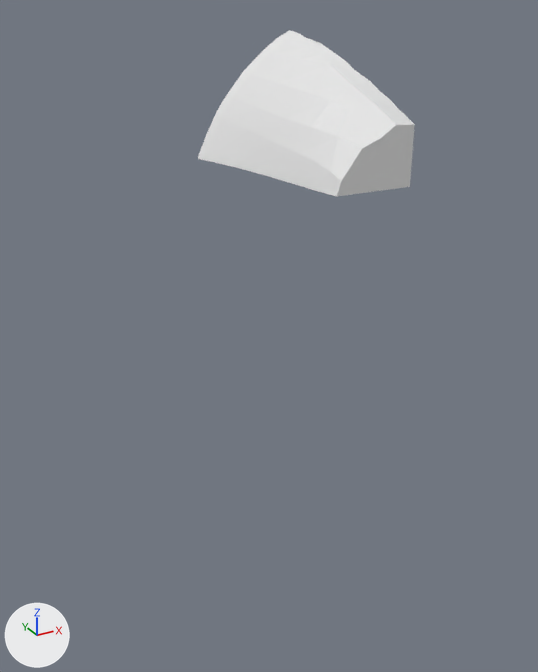
Before and after pictures for a commit that changed the glTF model assets/terrain/surface_pieces/surf_18_6.glb.
Camera for both pictures: a 50 mm camera at (-24.95, 62.94, -16.63) aimed at (-17.12, 77.19, -23.76). Lighting does not change. The marker at lower left points along +X, +Y and +Z. The first picture is the older version. Where no turn or scale is listed for an object, it has been applied to the vertices.

Names of what the first picture shows: 'geometry_0'.
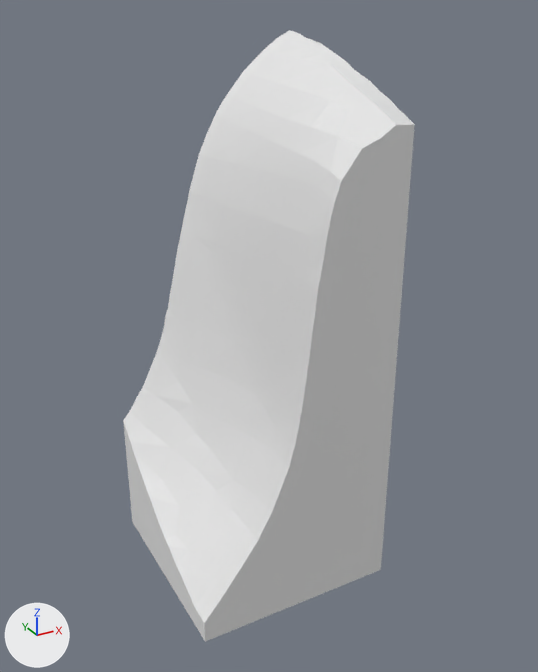
Changed parts and their boxes [x1, y1, x2, y2] in the pictures (538 x 672 px):
```json
{"object": "geometry_0", "change": "reshaped", "before": [198, 30, 415, 197], "after": [123, 30, 415, 642], "on screen": "34% wider, 265% taller"}
{"part": 1, "of": "me_geometry_0", "change": "built on", "before": [198, 156, 410, 197], "after": [123, 156, 410, 642]}
```

Scene script edits in JSON lines:
```json
{"block": "me_geometry_0", "where": "# used by ob_geometry_0; location = (0.0, 0.0, 0.0)"}
{"op": "remove", "block": "me_geometry_0", "code": "me_geometry_0.from_pydata(...)  # 78 vertices, 152 faces; spans x -17.56..-15.0, y 75.0..80.0, z -20.0..-17.12"}
{"op": "add", "block": "me_geometry_0", "code": "me_geometry_0.from_pydata(...)  # 196 vertices, 388 faces; spans x -20.0..-15.0, y 75.0..80.0, z -30.0..-17.12"}
{"block": "me_geometry_0", "change": "me_geometry_0 part 1"}
{"block": "me_geometry_0", "change": "14 vertices are removed from x -17.56..-15.0, y 75.0..80.0, z -20.0"}
{"block": "me_geometry_0", "change": "66 faces are deleted"}
{"block": "me_geometry_0", "change": "1 vertex moves from x -17.47, y 79.64, z -20.0 to x -17.68, y 80.0, z -20.33"}
{"block": "me_geometry_0", "change": "132 vertices are added at x -20.0..-15.0, y 75.0..80.0, z -30.0..-20.11"}
{"block": "me_geometry_0", "change": "302 new faces join them"}
```
